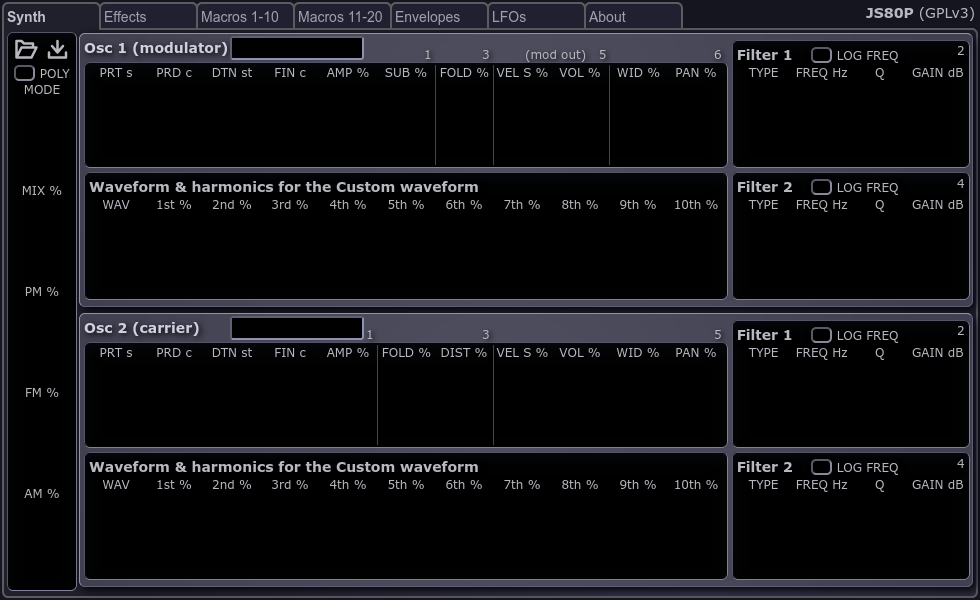
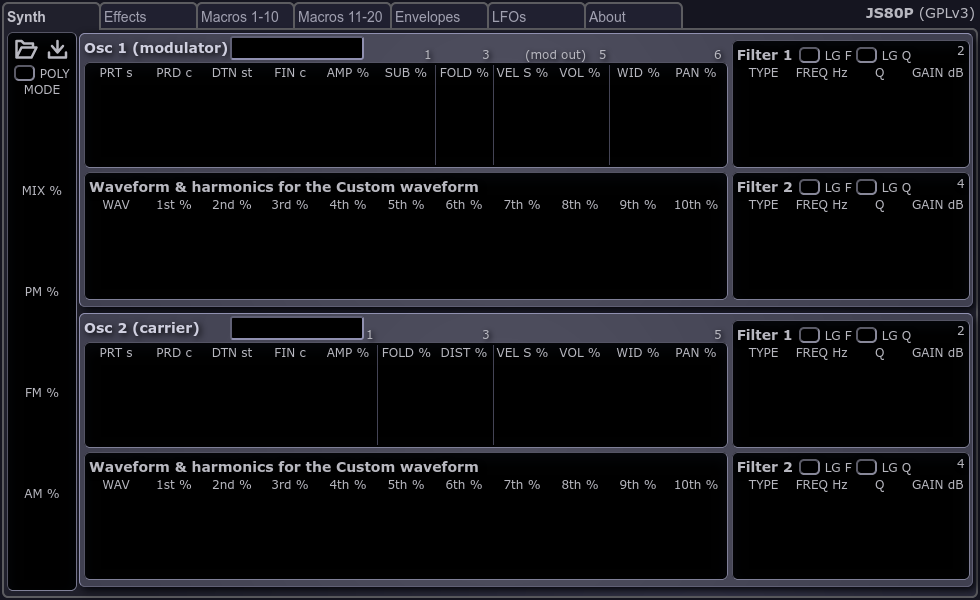
Before/after of a 980×600 layered artwork. What changed in the layer stack:
painted on "synth" over [left=798, top=47, right=915, bottom=484]
